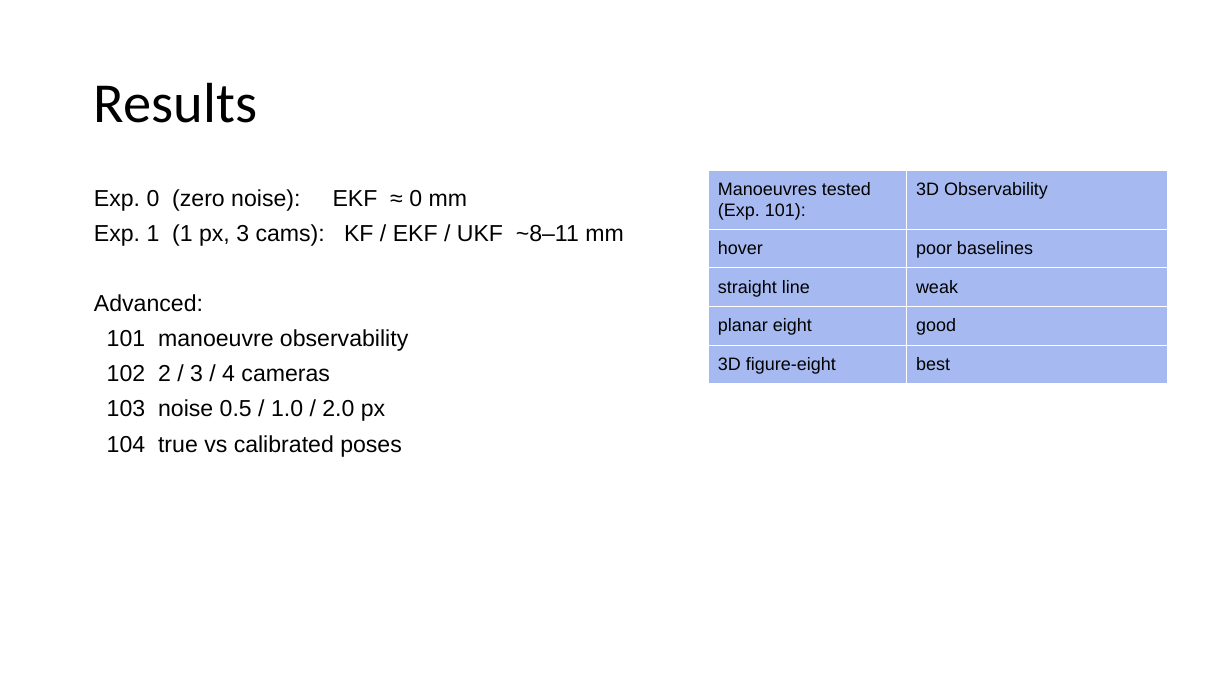
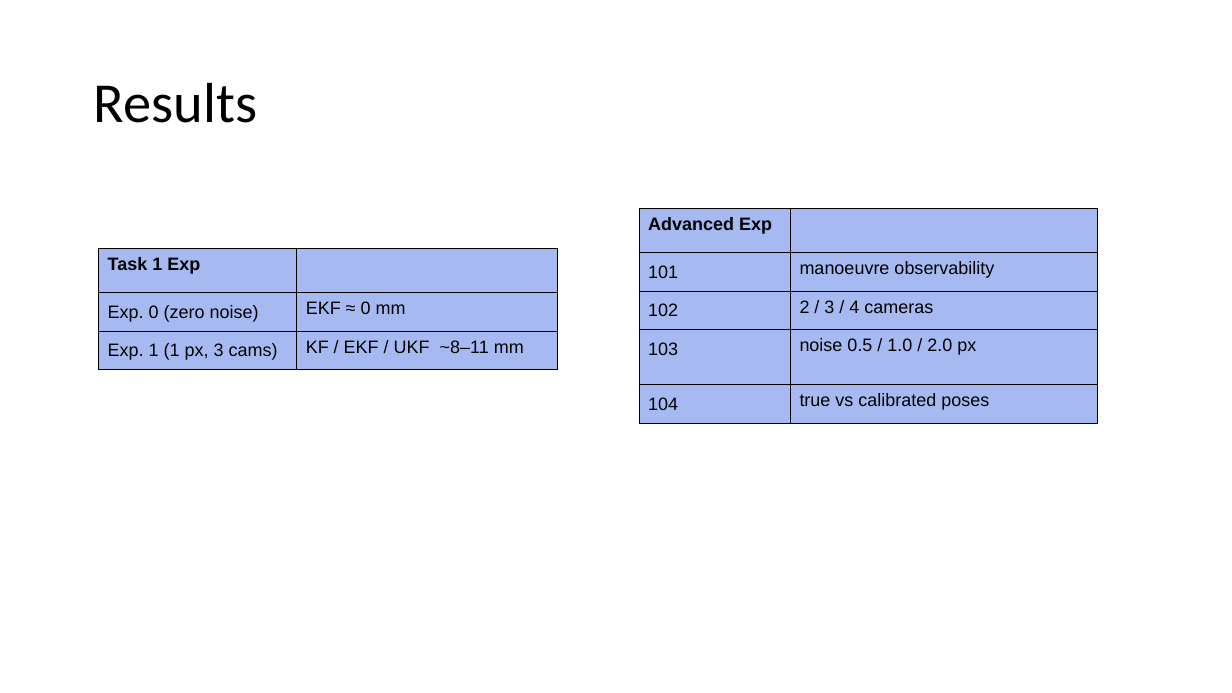
Before and after one commit to ece-akdeniz/Multi-Camera-Visual-Tracking, a slide deck: slide 21 of presentation/presentation.pptx. Drawn at 1232x693 pixels with LibreOffice and Linux fonts; fonts in the diff are those of the drawing. Boxes give left, top, right and bottom in pixels: in the first picture for what was removed or moved away, otherwise in the second. Text is boxed around its words. In the diff, an @@ line names an element or a change of style, - is before the commit and + after.

```diff
--- a/presentation/presentation.pptx
+++ b/presentation/presentation.pptx
@@ table removed at (x1=709, y1=170, x2=1167, y2=473), 5 rows, 2 columns @@
-Manoeuvres tested (Exp. 101): | 3D Observability
-hover | poor baselines
-straight line | weak
-planar eight | good
-3D figure-eight | best
@@ text removed at (x1=94, y1=189, x2=623, y2=457) @@
-Exp. 0 (zero noise): EKF ≈ 0 mm
-Exp. 1 (1 px, 3 cams): KF / EKF / UKF ~8–11 mm
-Advanced:
-101 manoeuvre observability
-102 2 / 3 / 4 cameras
-103 noise 0.5 / 1.0 / 2.0 px
-104 true vs calibrated poses
@@ table added at (x1=640, y1=208, x2=1099, y2=511), 5 rows, 2 columns @@
+Advanced Exp | 
+101 | manoeuvre observability
+102 | 2 / 3 / 4 cameras
+103 | noise 0.5 / 1.0 / 2.0 px
+104 | true vs calibrated poses
@@ table added at (x1=99, y1=249, x2=557, y2=552), 3 rows, 2 columns @@
+Task 1 Exp | 
+Exp. 0 (zero noise) | EKF ≈ 0 mm
+Exp. 1 (1 px, 3 cams) | KF / EKF / UKF ~8–11 mm
```
Also in this commit, not shown: 1 other slide changed, 1 slide added, 2 slides removed, 1 other file.
